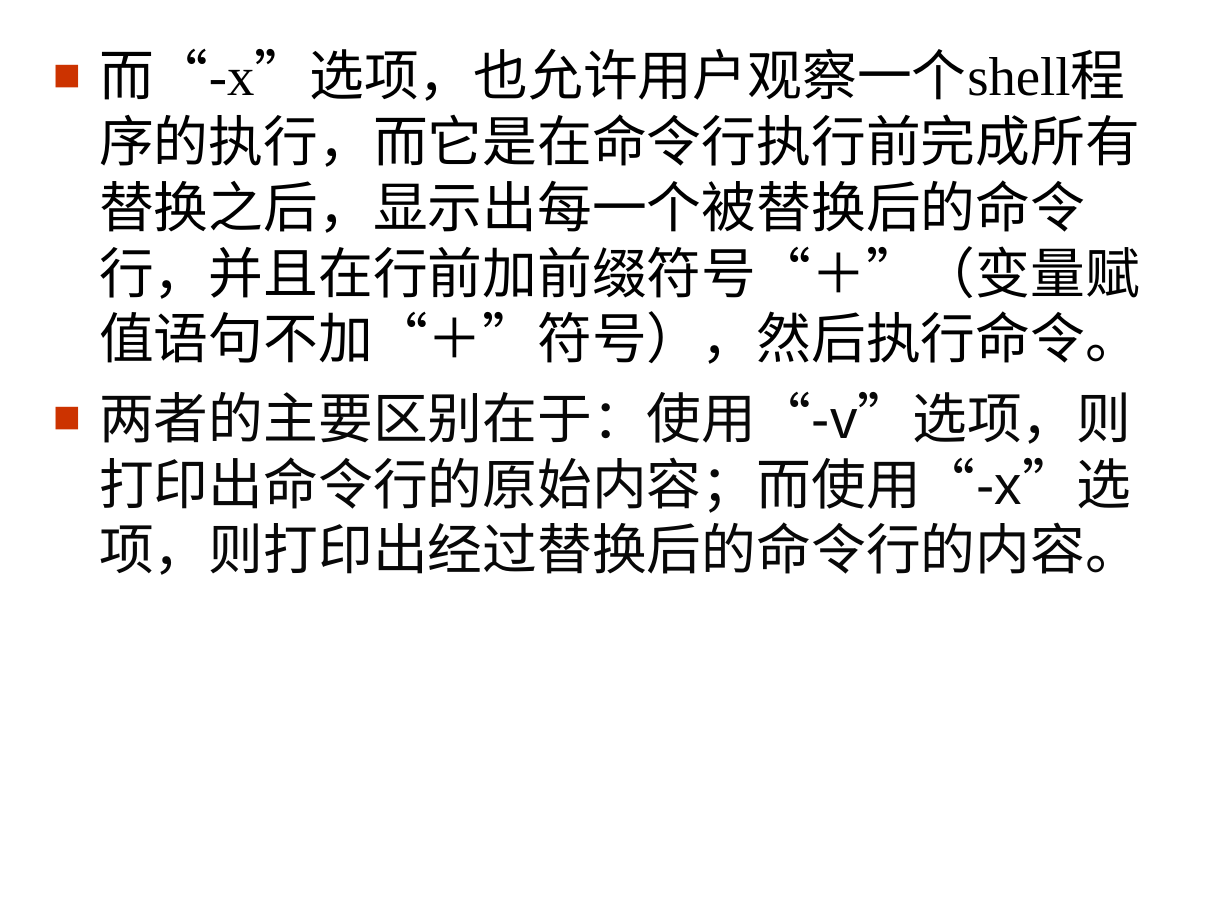
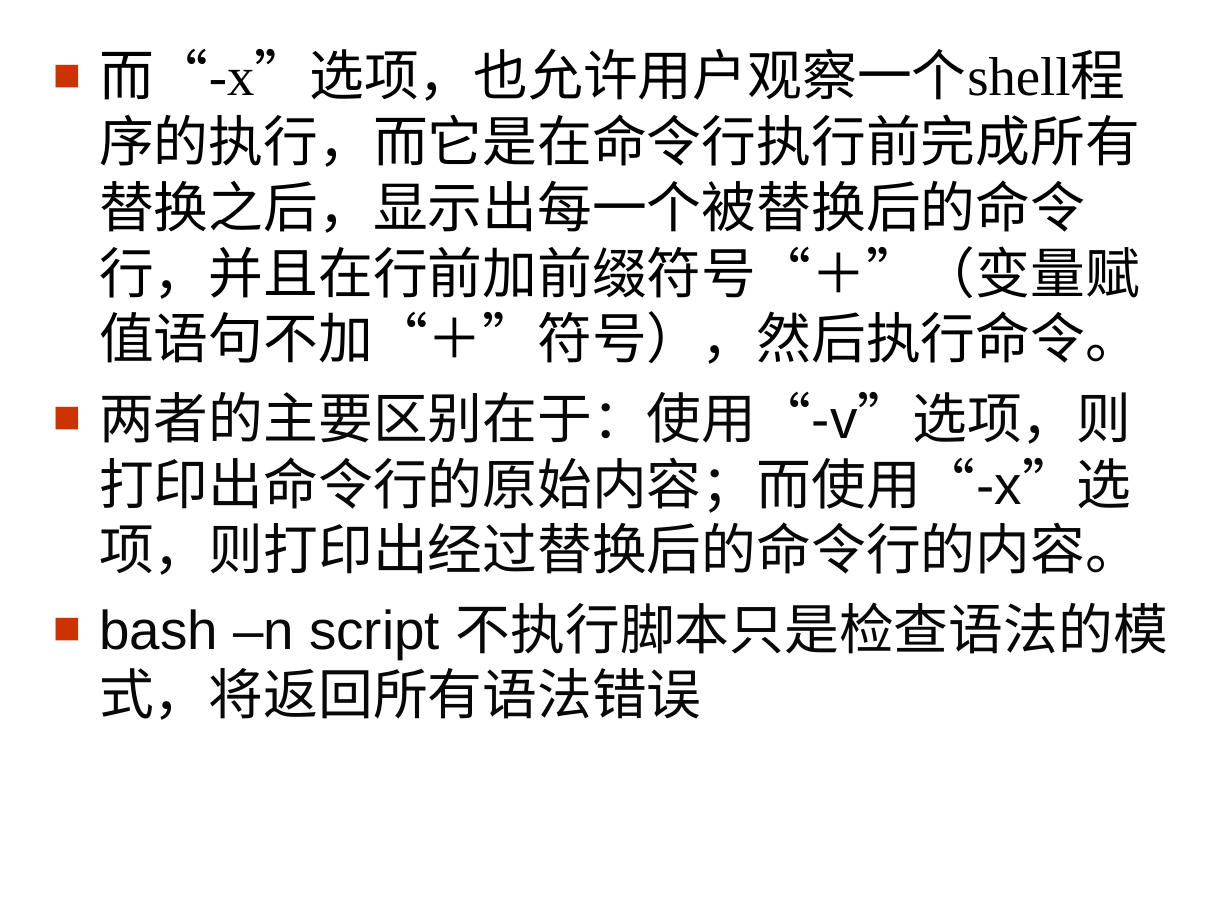
Before and after one commit to pingguocaihuiying/zhiliang729.github.io, a slide deck: slide 73 of shell/Shell_编程_教程.ppt (slide 70 before the commit). Drawn at 1232x924 pixels with LibreOffice and Linux fonts; fonts in the diff are those of the drawing; background and template pictures are left out. Boxes give left, top, right and bottom in pixels: in the first picture for what was removed or moved away, otherwise in the second. Text is boxed around its words. In the diff, an @@ line names an element or a change of style, - is before the commit and + after.

```diff
--- a/shell/Shell_编程_教程.ppt
+++ b/shell/Shell_编程_教程.ppt
@@ text at <box>99,602,1168,720</box>: paragraph added @@
+■ bash –n script 不执行脚本只是检查语法的模式，将返回所有语法错误
```
Also in this commit, not shown: 5 other slides changed, 3 slides added, 3 other files.
